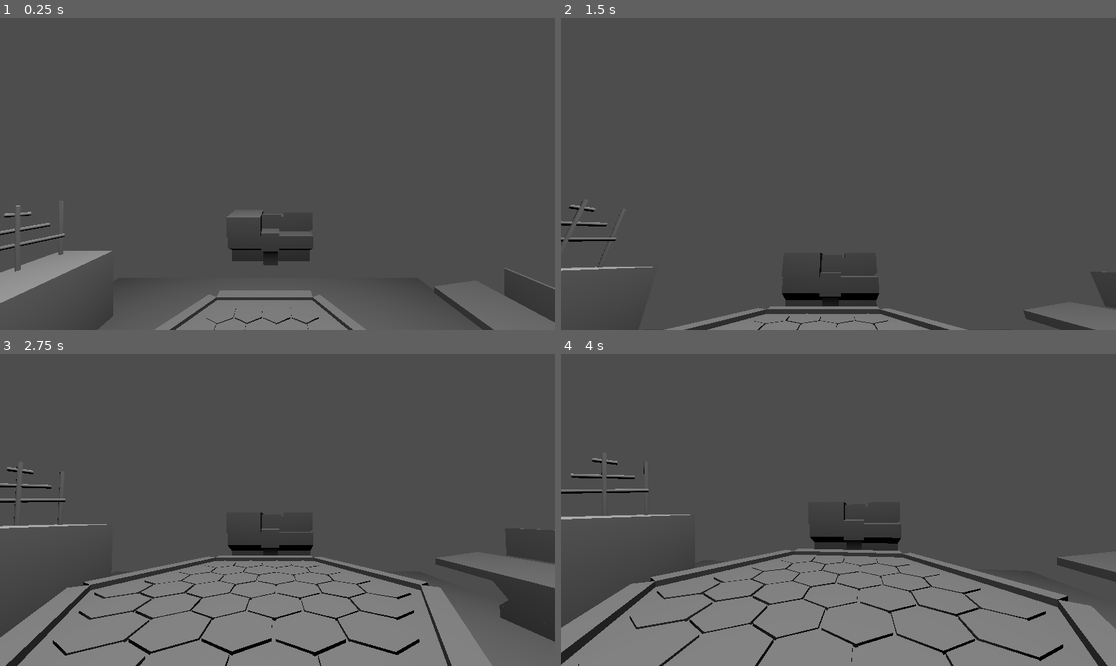
Above: before the commit, frames 1-4 (two rows, left to right).
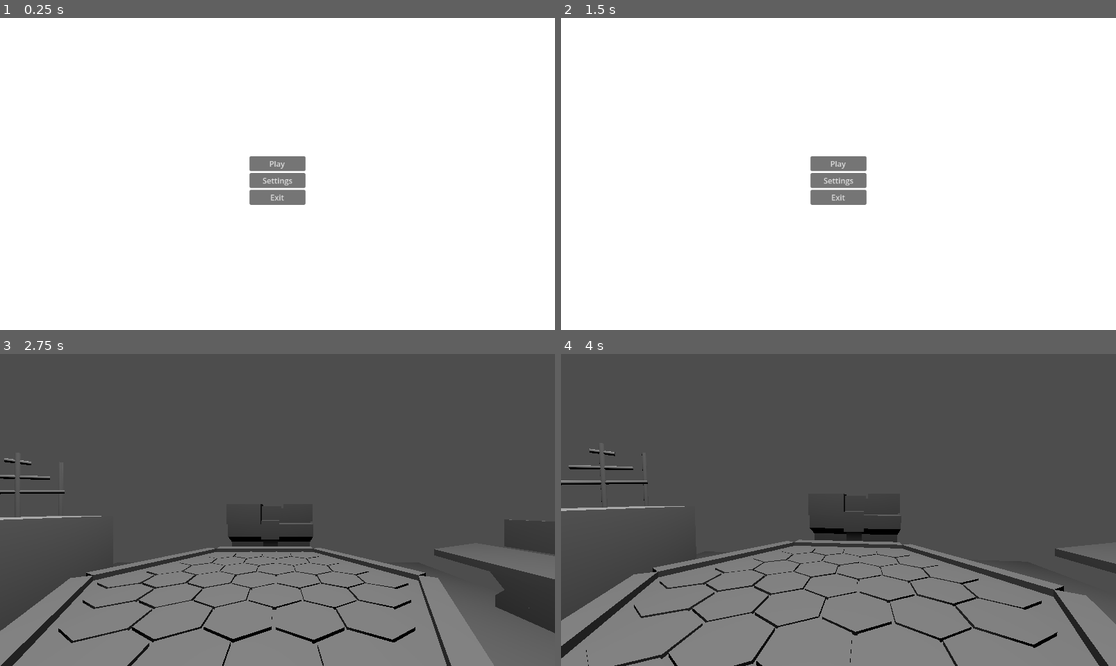
Above: after the commit, the same moments.

Repository: Ant-0verlord/Orbital_Drop
Game: Godot game, scene res://Scenes/Main.tscn
Same seed, same stepped clock (60 frames per second), same inputs: the game is played once before the commit and once after it. Before the commit the project starts from res://Scenes/command_centre.tscn.
Inputs (mouse positions are in pixels of both pictures, inside the frame that each line leads up to):
- Up to frame 1 (0.25 s): no input
- Up to frame 2 (1.5 s): click (838, 180) at 0.5 s, where only the run after the commit has a clickable "Settings"; click (838, 77) at 1.25 s, where only the run after the commit has a clickable "Back"
- Up to frame 3 (2.75 s): click (277, 500) at 2 s, where only the run after the commit has a clickable "Play"
- Up to frame 4 (4 s): tap Enter at 2.75 s; move the mouse to (866, 510) at 2.77 s; hold E (interact) 2.78-3.53 s; hold W (move_forward) from 2.78 s (still down); click (866, 510) at 2.92 s; tap Space at 3.5 s; move the mouse to (810, 510) at 3.52 s; tap 1 at 3.6 s

The runs differ from the first frame. In frame 1, 100% of the frame differs, in the area x 0-100%, y 0-100%; in frame 2, 100%; in frame 3, 8.9%; in frame 4, 9.6%.
Error before the commit: Parse Error: Unexpected identifier "eextends" in class body. (res://Scripts/Managers/SettingsManager.gd:1)

Commit message:
Added basic main menu

Diff:
--- a/Scenes/Main.tscn
+++ b/Scenes/Main.tscn
@@ -1,9 +1,113 @@
 [gd_scene format=3 uid="uid://bcs0wk4jue5bi"]
 
-[node name="Control" type="Control" unique_id=856513521]
+[ext_resource type="Script" uid="uid://bsi60820lcavj" path="res://Scripts/MainMenu.gd" id="1_r150o"]
+
+[node name="MainMenu" type="Control" unique_id=856513521]
 layout_mode = 3
 anchors_preset = 15
 anchor_right = 1.0
 anchor_bottom = 1.0
 grow_horizontal = 2
 grow_vertical = 2
+script = ExtResource("1_r150o")
+
+[node name="BG" type="ColorRect" parent="." unique_id=1053861166]
+layout_mode = 1
+anchors_preset = 15
+anchor_right = 1.0
+anchor_bottom = 1.0
+grow_horizontal = 2
+grow_vertical = 2
+
+[node name="VBoxContainer" type="VBoxContainer" parent="." unique_id=539805295]
+layout_mode = 1
+anchors_preset = 8
+anchor_left = 0.5
+anchor_top = 0.5
+anchor_right = 0.5
+anchor_bottom = 0.5
+offset_left = -20.0
+offset_top = -20.0
+offset_right = 20.0
+offset_bottom = 20.0
+grow_horizontal = 2
+grow_vertical = 2
+
+[node name="TitleLabel" type="Label" parent="VBoxContainer" unique_id=2071187900]
+layout_mode = 2
+text = "ORBITAL DROP"
+
+[node name="PlayBtn" type="Button" parent="VBoxContainer" unique_id=1112426566]
+layout_mode = 2
+text = "Play"
+
+[node name="SettingsBtn" type="Button" parent="VBoxContainer" unique_id=1248729275]
+layout_mode = 2
+text = "Settings"
+
+[node name="ExitBtn" type="Button" parent="VBoxContainer" unique_id=1202836156]
+layout_mode = 2
+text = "Exit"
+
+[node name="SettingsOverlay" type="ColorRect" parent="." unique_id=529759653]
+layout_mode = 1
+anchors_preset = 15
+anchor_right = 1.0
+anchor_bottom = 1.0
+grow_horizontal = 2
+grow_vertical = 2
+
+[node name="SettingsPanel" type="PanelContainer" parent="SettingsOverlay" unique_id=514309819]
+layout_mode = 1
+anchors_preset = 15
+anchor_right = 1.0
+anchor_bottom = 1.0
+grow_horizontal = 2
+grow_vertical = 2
+
+[node name="VBoxContainer" type="VBoxContainer" parent="SettingsOverlay/SettingsPanel" unique_id=967494604]
+layout_mode = 2
+
+[node name="SettingsTitle" type="Label" parent="SettingsOverlay/SettingsPanel/VBoxContainer" unique_id=1032378214]
+layout_mode = 2
+text = "Settings"
+
+[node name="MasterRow" type="HBoxContainer" parent="SettingsOverlay/SettingsPanel/VBoxContainer" unique_id=1230673135]
+layout_mode = 2
+
+[node name="MasterLabel" type="Label" parent="SettingsOverlay/SettingsPanel/VBoxContainer/MasterRow" unique_id=1467480908]
+layout_mode = 2
+text = "Master Volume"
+
+[node name="MasterSlider" type="HSlider" parent="SettingsOverlay/SettingsPanel/VBoxContainer/MasterRow" unique_id=1108234507]
+layout_mode = 2
+max_value = 1.0
+step = 0.01
+
+[node name="MusicRow" type="HBoxContainer" parent="SettingsOverlay/SettingsPanel/VBoxContainer" unique_id=859839467]
+layout_mode = 2
+
+[node name="MusicLabel" type="Label" parent="SettingsOverlay/SettingsPanel/VBoxContainer/MusicRow" unique_id=547920104]
+layout_mode = 2
+text = "Music Volume"
+
+[node name="MusicSlider" type="HSlider" parent="SettingsOverlay/SettingsPanel/VBoxContainer/MusicRow" unique_id=2098812616]
+layout_mode = 2
+max_value = 1.0
+step = 0.01
+
+[node name="SFXRow" type="HBoxContainer" parent="SettingsOverlay/SettingsPanel/VBoxContainer" unique_id=537896676]
+layout_mode = 2
+
+[node name="SFXLabel" type="Label" parent="SettingsOverlay/SettingsPanel/VBoxContainer/SFXRow" unique_id=924125963]
+layout_mode = 2
+text = "SFX Volume"
+
+[node name="SFXSlider" type="HSlider" parent="SettingsOverlay/SettingsPanel/VBoxContainer/SFXRow" unique_id=1350361770]
+layout_mode = 2
+max_value = 1.0
+step = 0.01
+
+[node name="SettingsCloseBtn" type="Button" parent="SettingsOverlay/SettingsPanel/VBoxContainer" unique_id=502961250]
+layout_mode = 2
+text = "Back"
--- /dev/null
+++ b/Scripts/MainMenu.gd
@@ -0,0 +1,48 @@
+extends Control
+# =============================================================
+# MainMenu.gd
+# =============================================================
+
+@onready var play_btn: Button       = $VBoxContainer/PlayBtn
+@onready var settings_btn: Button   = $VBoxContainer/SettingsBtn
+@onready var exit_btn: Button       = $VBoxContainer/ExitBtn
+
+@onready var settings_panel: PanelContainer = $SettingsOverlay/SettingsPanel
+@onready var master_slider: HSlider = $SettingsOverlay/SettingsPanel/VBoxContainer/MasterRow/MasterSlider
+@onready var music_slider: HSlider  = $SettingsOverlay/SettingsPanel/VBoxContainer/MusicRow/MusicSlider
+@onready var sfx_slider: HSlider    = $SettingsOverlay/SettingsPanel/VBoxContainer/SFXRow/SFXSlider
+@onready var settings_close_btn: Button = $SettingsOverlay/SettingsPanel/VBoxContainer/SettingsCloseBtn
+@onready var settings_overlay: ColorRect = $SettingsOverlay
+
+
+func _ready() -> void:
+	play_btn.pressed.connect(_on_play_pressed)
+	settings_btn.pressed.connect(_on_settings_pressed)
+	exit_btn.pressed.connect(_on_exit_pressed)
+	settings_close_btn.pressed.connect(_on_settings_close_pressed)
+
+	master_slider.value_changed.connect(SettingsManager.set_master_volume)
+	music_slider.value_changed.connect(SettingsManager.set_music_volume)
+	sfx_slider.value_changed.connect(SettingsManager.set_sfx_volume)
+
+	master_slider.value = SettingsManager.master_volume
+	music_slider.value  = SettingsManager.music_volume
+	sfx_slider.value    = SettingsManager.sfx_volume
+
+	settings_overlay.visible = false
+
+
+func _on_play_pressed() -> void:
+	GameManager.start_campaign()
+	get_tree().change_scene_to_file("res://Scenes/Command_Centre.tscn")
+
+
+func _on_settings_pressed() -> void:
+	settings_overlay.visible = true
+
+func _on_settings_close_pressed() -> void:
+	settings_overlay.visible = false
+
+
+func _on_exit_pressed() -> void:
+	get_tree().quit()
--- a/Scripts/Managers/SettingsManager.gd
+++ b/Scripts/Managers/SettingsManager.gd
@@ -1,4 +1,4 @@
-eextends Node
+extends Node
 # =============================================================
 # SettingsManager.gd — AutoLoad singleton
 # Handles audio bus volumes and persistence to disk.
--- a/project.godot
+++ b/project.godot
@@ -15,7 +15,7 @@
 [application]
 
 config/name="Orbital Drop"
-run/main_scene="uid://bgn1a16rrkx12"
+run/main_scene="uid://bcs0wk4jue5bi"
 config/features=PackedStringArray("4.7", "Forward Plus")
 
 [autoload]
Not shown, added: Scripts/MainMenu.gd.uid
